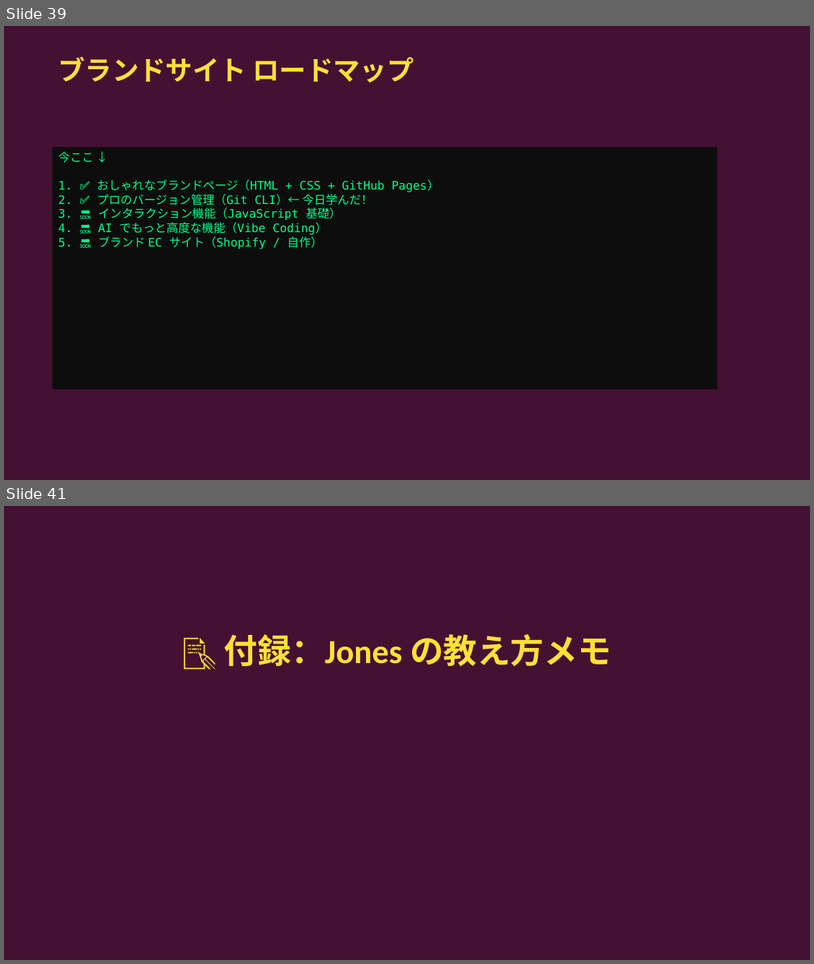
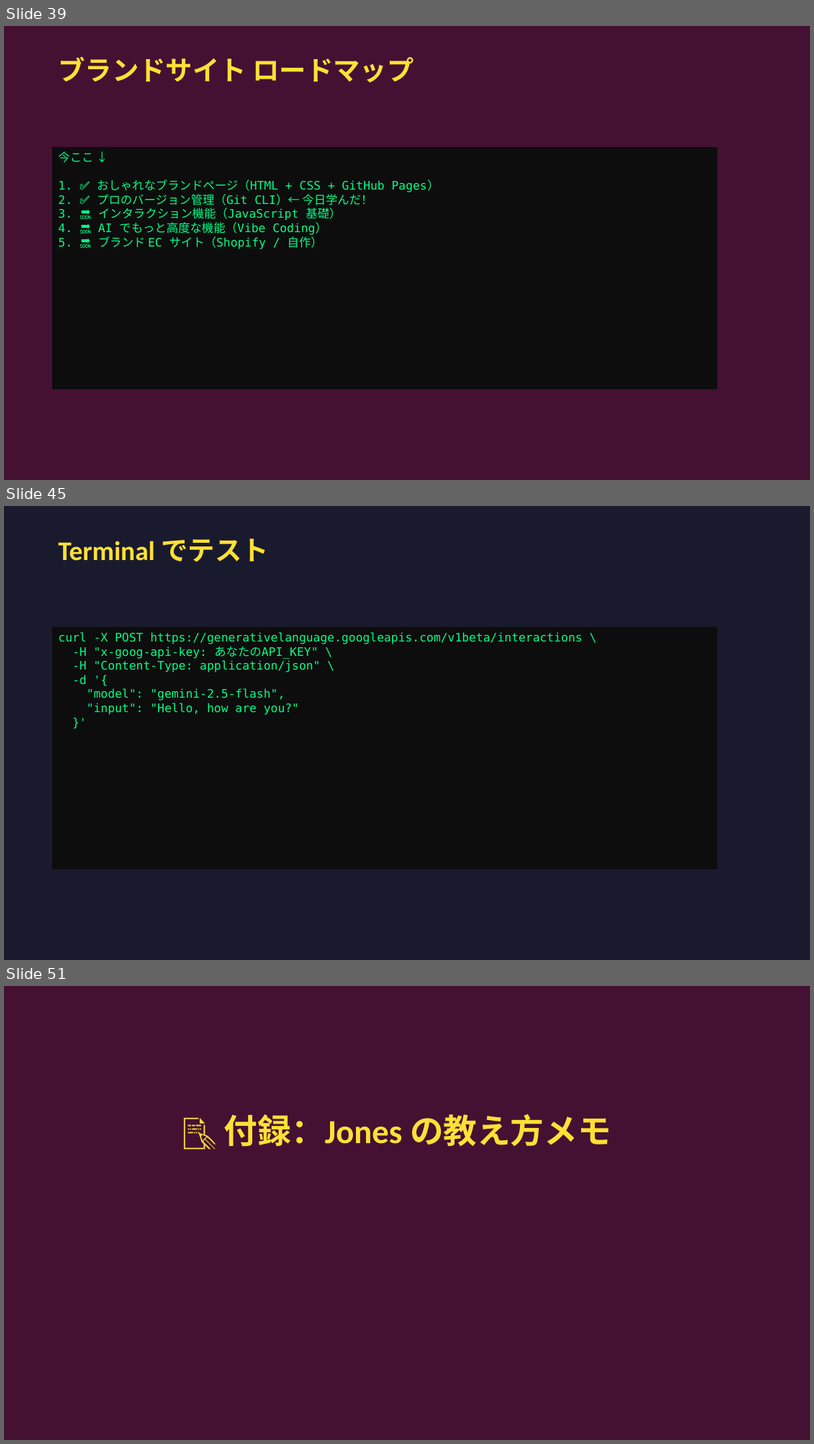
Before and after one commit to jonesandjay123/VibeCoding_Workshop, a slide deck: session2/slides/Session2_VibeCoding_JA.pptx. Shown one above the other, each under a label of ours: slides 39 and 41 before the commit, slides 39, 45 and 51 after it; the slides between them are not shown. The pictures are 814x964 and 814x1444 pixels, drawn with LibreOffice and Linux fonts; fonts in the diff are those of the drawing. Boxes give left, top, right and bottom in pixels: in the first picture for what was removed or moved away, otherwise in the second. Text is boxed around its words. In the diff, an @@ line names an element or a change of style, - is before the commit and + after.

```diff
--- a/session2/slides/Session2_VibeCoding_JA.pptx
+++ b/session2/slides/Session2_VibeCoding_JA.pptx
@@ slide 45 added at box(4, 506, 810, 960), background #1A1A2E @@
@@ text added at box(58, 538, 269, 562), 32 pt, text #FFE135, bold @@
+Terminal でテスト
@@ rectangle added at box(52, 627, 718, 869), fill #0D0D0D, 14 pt, text #00FF88 @@
+curl -X POST https://generativelanguage.googleapis.com/v1beta/interactions \
+-H "x-goog-api-key: あなたのAPI_KEY" \
+-H "Content-Type: application/json" \
+-d '{
+"model": "gemini-2.5-flash",
+"input": "Hello, how are you?"
+}'
@@ what was slide 41 is now slide 51 @@
```
Also in this commit, not shown: 9 other slides added, 3 other files.
